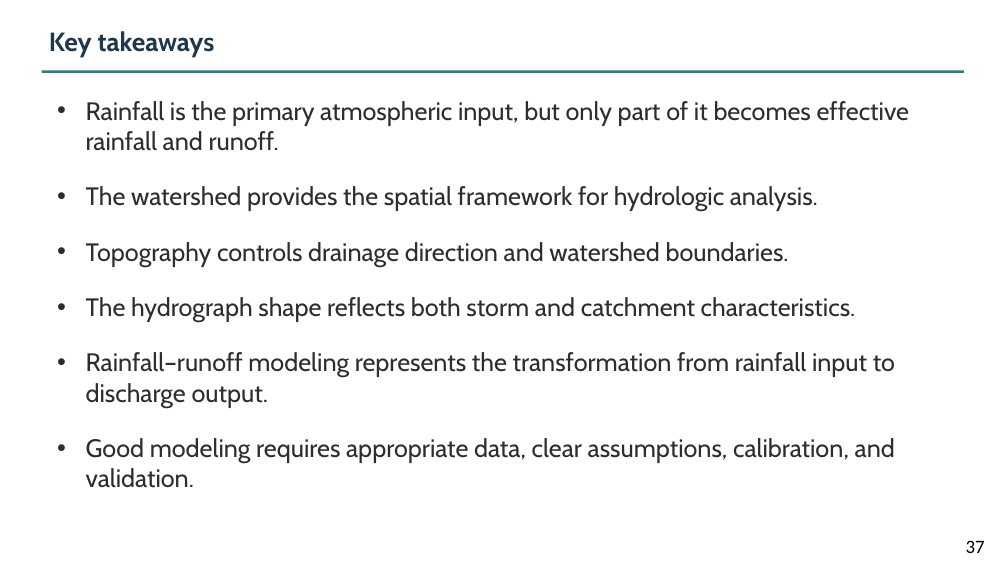
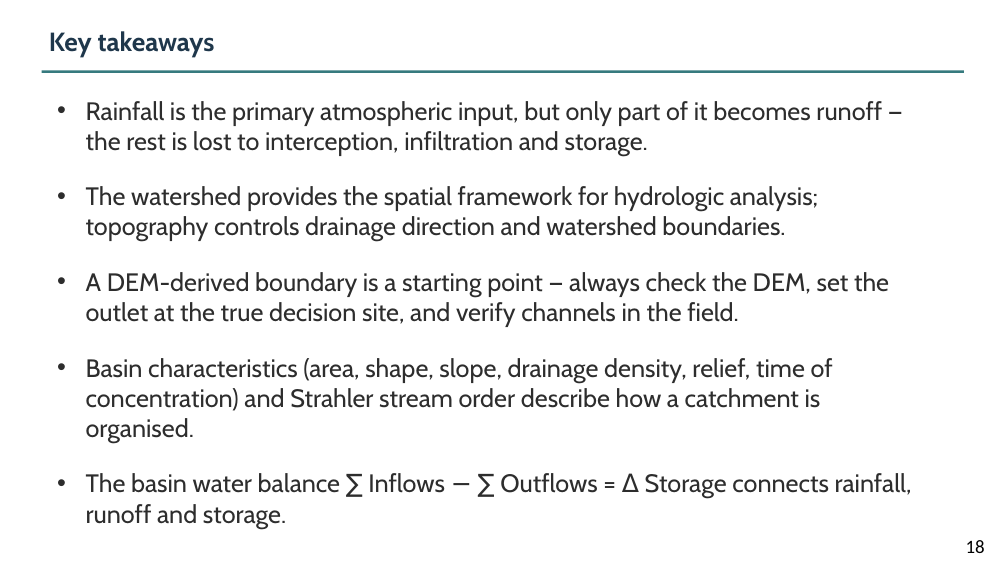
Before and after one commit to arjzaidi/arjzaidi.github.io, a slide deck: slide 18 of assets/downloads/lecture-07-hydrological-modeling.pptx (slide 37 before the commit). Drawn at 1008x567 pixels with LibreOffice and Linux fonts; fonts in the diff are those of the drawing. Boxes give left, top, right and bottom in pixels: in the first picture for what was removed or moved away, otherwise in the second. Text is boxed around its words. In the diff, an @@ line names an element or a change of style, - is before the commit and + after.

Commit message:
Move rainfall-runoff content from Lecture 7 to Lecture 8; update slides and downloads

```diff
--- a/assets/downloads/lecture-07-hydrological-modeling.pptx
+++ b/assets/downloads/lecture-07-hydrological-modeling.pptx
@@ text at (x1=86, y1=101, x2=912, y2=529): text changed @@
-• Rainfall is the primary atmospheric input, but only part of it becomes effective rainfall and runoff.
-• The watershed provides the spatial framework for hydrologic analysis.
-• Topography controls drainage direction and watershed boundaries.
-• The hydrograph shape reflects both storm and catchment characteristics.
-• Rainfall–runoff modeling represents the transformation from rainfall input to discharge output.
-• Good modeling requires appropriate data, clear assumptions, calibration, and validation.
+• Rainfall is the primary atmospheric input, but only part of it becomes runoff — the rest is lost to interception, infiltration and storage.
+• The watershed provides the spatial framework for hydrologic analysis; topography controls drainage direction and watershed boundaries.
+• A DEM-derived boundary is a starting point — always check the DEM, set the outlet at the true decision site, and verify channels in the field.
+• Basin characteristics (area, shape, slope, drainage density, relief, time of concentration) and Strahler stream order describe how a catchment is organised.
+• The basin water balance ∑ Inflows − ∑ Outflows = Δ Storage connects rainfall, runoff and storage.
@@ page number at (x1=966, y1=540, x2=985, y2=553): text changed @@
-37
+18
```
Also in this commit, not shown: 4 other slides changed, 19 slides removed, 6 other files.
